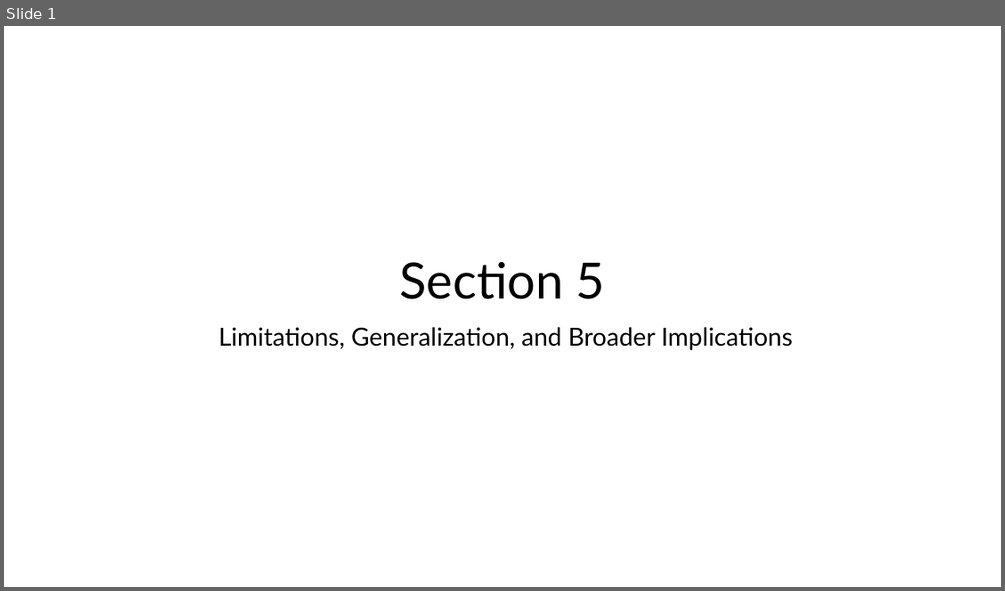
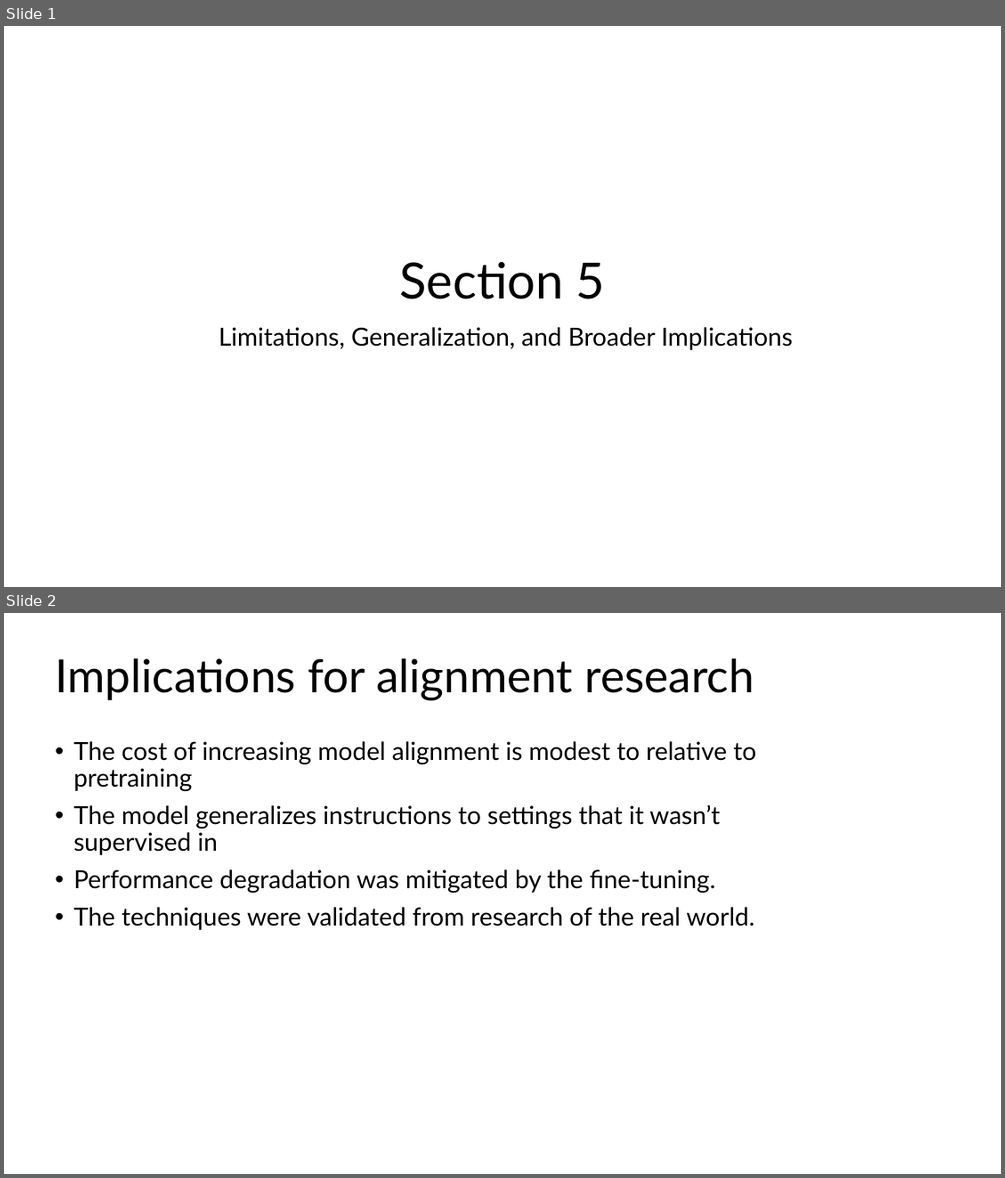
Before and after one commit to logus2k/genai_paper, a slide deck: section5/section5.pptx. Shown one above the other, each under a label of ours: slide 1 before the commit, slides 1 and 2 after it. The pictures are 1005x591 and 1005x1178 pixels, drawn with LibreOffice and Linux fonts; fonts in the diff are those of the drawing. Boxes give left, top, right and bottom in pixels: in the first picture for what was removed or moved away, otherwise in the second. Text is boxed around its words. In the diff, an @@ line names an element or a change of style, - is before the commit and + after.

```diff
--- a/section5/section5.pptx
+++ b/section5/section5.pptx
@@ slide 2 added at bbox=[4, 613, 1001, 1174], background #FFFFFF @@
@@ title added at bbox=[55, 658, 753, 700], 44 pt, text #000000 @@
+Implications for alignment research
@@ text added at bbox=[73, 741, 756, 930], 24 pt, text #000000 @@
+• The cost of increasing model alignment is modest to relative to pretraining
+• The model generalizes instructions to settings that it wasn’t supervised in
+• Performance degradation was mitigated by the fine-tuning.
+• The techniques were validated from research of the real world.
```
Also in this commit, not shown: 4 other slides added, 1 slide removed, 1 other file.
